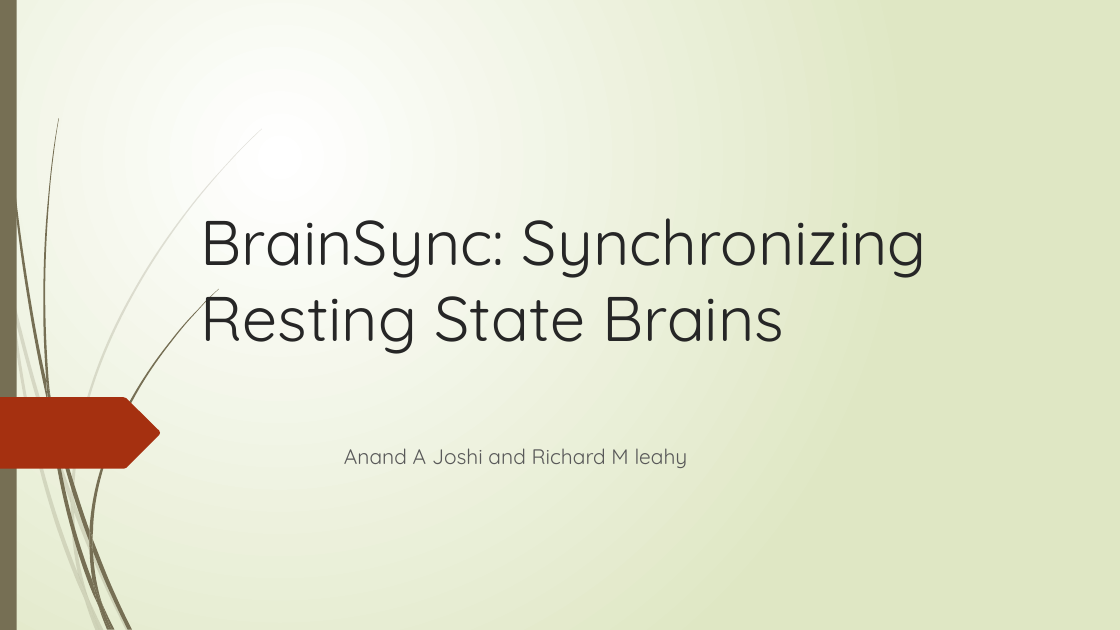
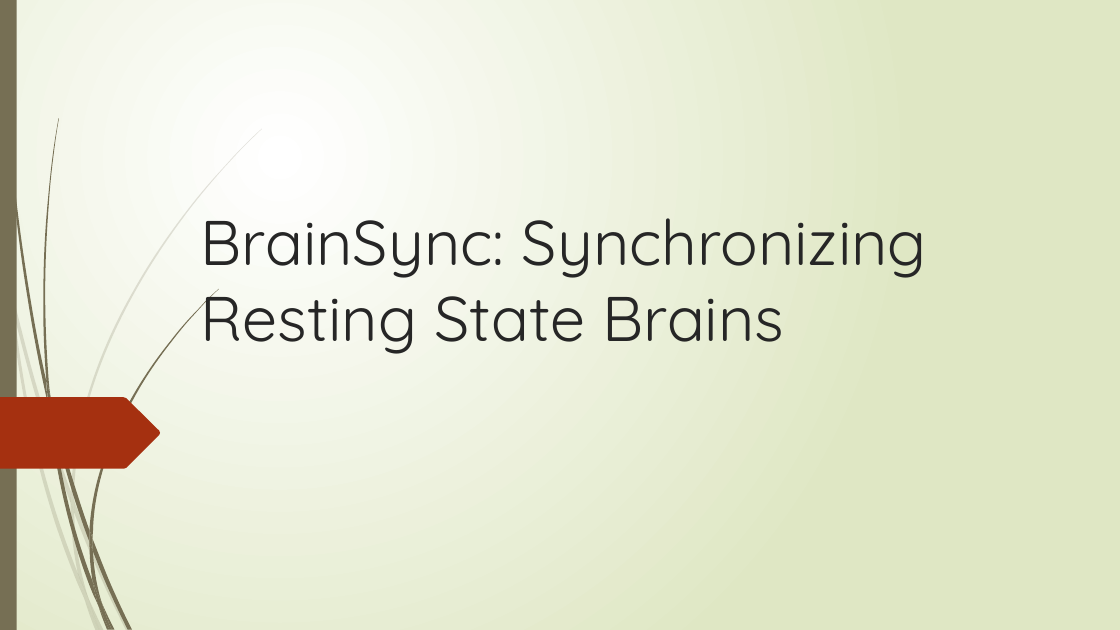
Before and after one commit to ajoshiusc/cortical_parcellation, a slide deck: slide 1 of docs/brain_sync.pptx. Drawn at 1120x630 pixels with LibreOffice and Linux fonts; fonts in the diff are those of the drawing. Boxes give left, top, right and bottom in pixels: in the first picture for what was removed or moved away, otherwise in the second. Text is boxed around its words. In the diff, an @@ line names an element or a change of style, - is before the commit and + after.

Commit message:
update

```diff
--- a/docs/brain_sync.pptx
+++ b/docs/brain_sync.pptx
@@ subtitle removed at (344,448,688,468) @@
-Anand A Joshi and Richard M leahy
```
Also in this commit, not shown: 2 other slides changed.
